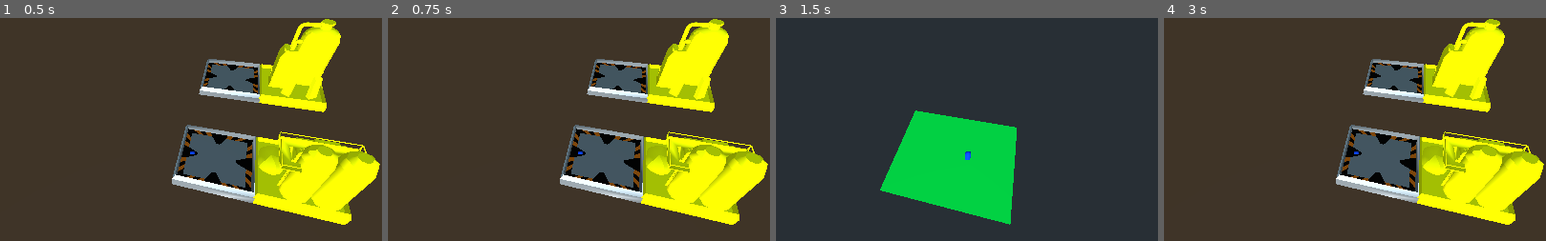
Above: before the commit, frames 1-4 (left to right).
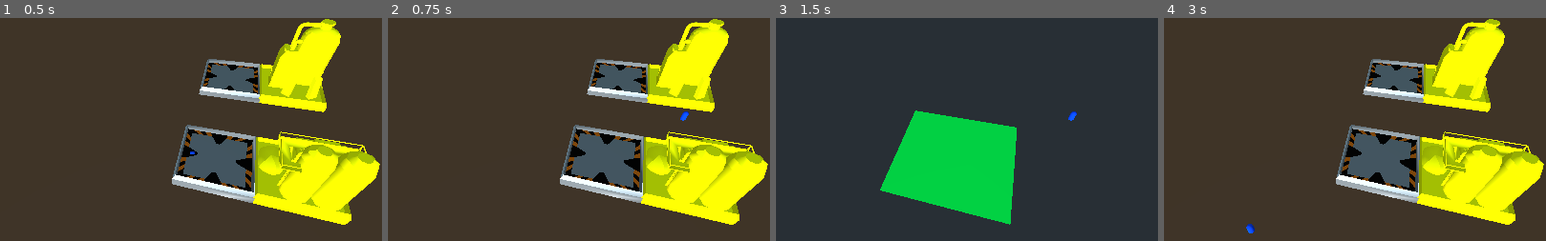
Above: after the commit, the same moments.

Repository: AngryCyboot/LD52
Game: Godot game, scene res://Scènes/Scene principale.tscn
Same seed, same stepped clock (60 frames per second), same inputs: the game is played once before the commit and once after it.
Inputs (mouse positions are % of the whole screen's width and height, from its top left):
- Up to frame 1 (0.5 s): no input
- Up to frame 2 (0.75 s): tap Enter at 0.5 s; move the mouse to (72, 45) at 0.52 s; hold D from 0.53 s (still down); tap I at 0.6 s; click (72, 45) at 0.67 s
- Up to frame 3 (1.5 s): tap Space at 1.25 s; move the mouse to (30, 55) at 1.27 s; release D at 1.28 s; hold A from 1.28 s (still down); tap Tab at 1.35 s
- Up to frame 4 (3 s): tap Enter at 2 s; move the mouse to (60, 28) at 2.02 s; release A at 2.03 s; hold D from 2.03 s (still down); tap I at 2.1 s; tap Space at 2.75 s; move the mouse to (45, 70) at 2.77 s; tap Tab at 2.85 s; click (45, 70) at 2.92 s
The pictures show only the part of the screen within x 34-84%, y 22-72%; the shares and areas given below are measured in that part.

Frame 1 is identical in both runs. In frame 2, less than 0.1% of the frame differs, in the area x 49-79%, y 41-62%; in frame 3, 0.1%, in the area x 49-79%, y 41-64%; in frame 4, less than 0.1%.

Commit message:
collision on base vue ground

Diff:
--- a/GodotFiles/Scènes/Base.tscn
+++ b/GodotFiles/Scènes/Base.tscn
@@ -7,6 +7,9 @@
 
 [sub_resource type="QuadMesh" id=1]
 size = Vector2( 100, 100 )
+
+[sub_resource type="BoxShape" id=2]
+extents = Vector3( 50, 50, 0.1 )
 
 [node name="Base" instance=ExtResource( 1 )]
 
@@ -21,6 +24,11 @@
 mesh = SubResource( 1 )
 material/0 = ExtResource( 2 )
 
+[node name="StaticBody" type="StaticBody" parent="Terre" index="0"]
+
+[node name="CollisionShape" type="CollisionShape" parent="Terre/StaticBody" index="0"]
+shape = SubResource( 2 )
+
 [node name="OxyRecycler" parent="." index="3" instance=ExtResource( 4 )]
 transform = Transform( 1, 0, 0, 0, 1, 0, 0, 0, 1, 9.31306, 0.17355, -12.0775 )
 
Not shown: 1 places in GodotFiles/Scènes/Base.tscn that only renumber resources
